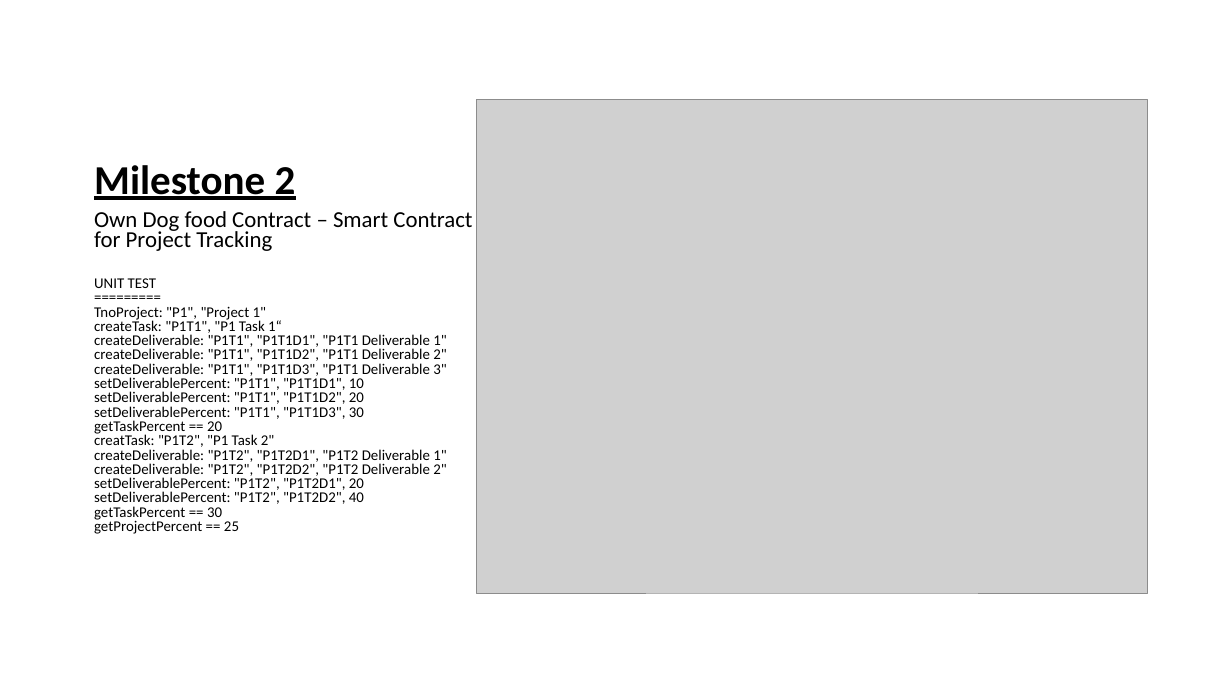
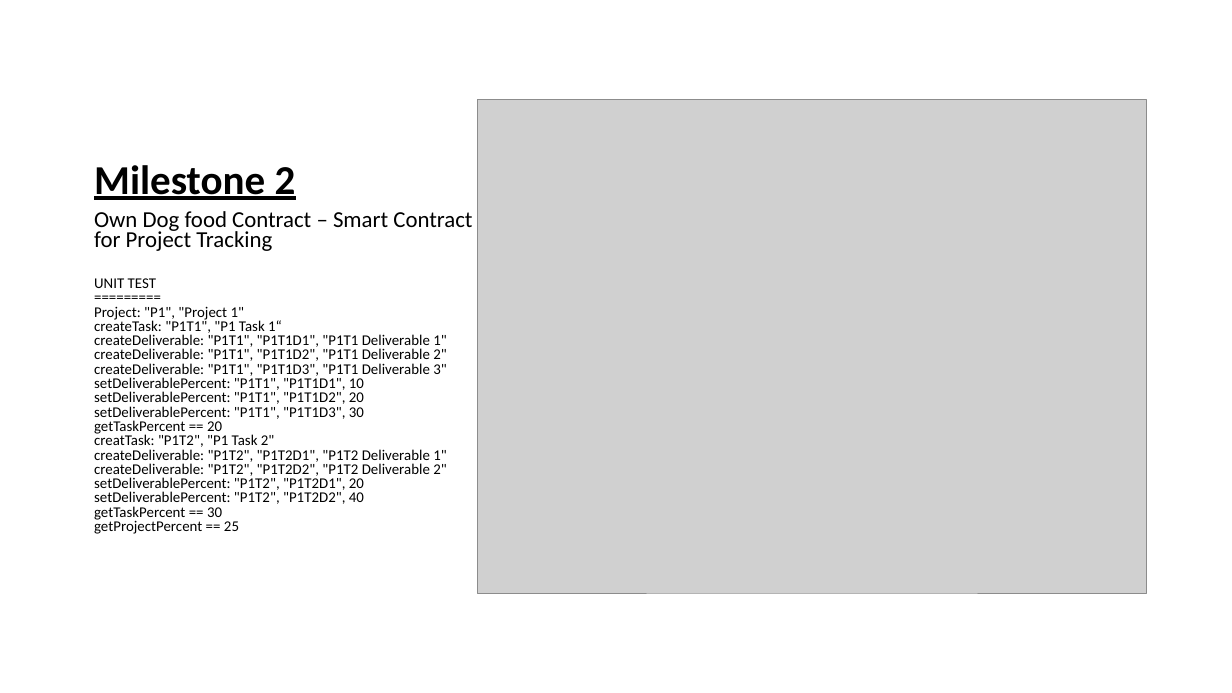
Before and after one commit to SebLKMa/Ethereum, a slide deck: slide 3 of bcprojects/milestones presentation/Blockchain Security Journey Starts.pptx. Drawn at 1232x693 pixels with LibreOffice and Linux fonts; fonts in the diff are those of the drawing; grey boxes stand for pictures. Boxes give left, top, right and bottom in pixels: in the first picture for what was removed or moved away, otherwise in the second. Text is boxed around its words. In the diff, an @@ line names an element or a change of style, - is before the commit and + after.

Commit message:
minor masking

```diff
--- a/bcprojects/milestones presentation/Blockchain Security Journey Starts.pptx
+++ b/bcprojects/milestones presentation/Blockchain Security Journey Starts.pptx
@@ text at <box>94,306,244,321</box>: text changed @@
-TnoProject: "P1", "Project 1"
+Project: "P1", "Project 1"
```
